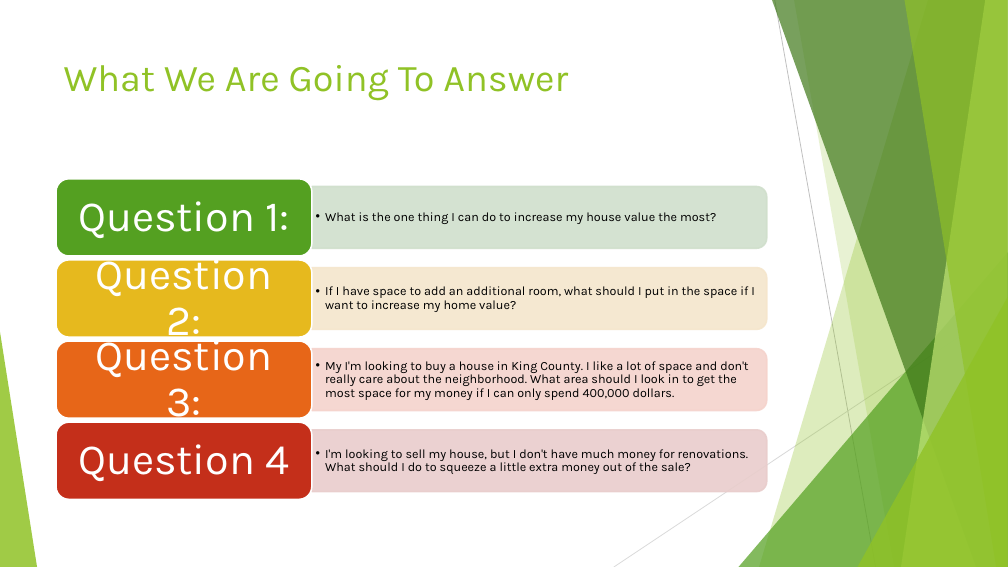
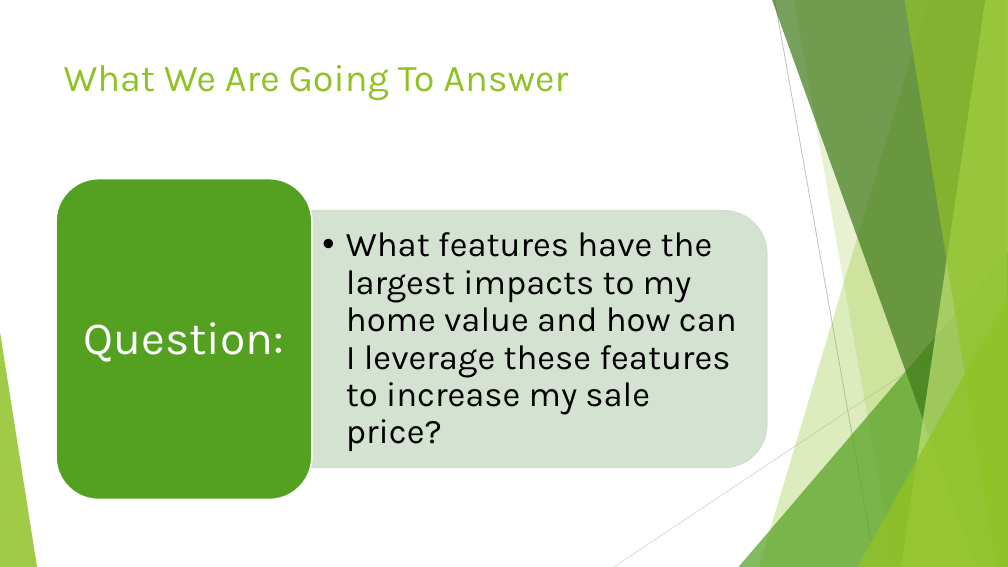
Before and after one commit to minthammock/dsc-mod-2-project-v2-1-onl01-dtsc-pt-041320, a slide deck: slide 2 of Non-Technical.pptx (slide 3 before the commit). Drawn at 1008x567 pixels with LibreOffice and Linux fonts; fonts in the diff are those of the drawing. Boxes give left, top, right and bottom in pixels: in the first picture for what was removed or moved away, otherwise in the second. Text is boxed around its words. In the diff, an @@ line names an element or a change of style, - is before the commit and + after.

```diff
--- a/Non-Technical.pptx
+++ b/Non-Technical.pptx
@@ rounded rectangle: place and size @@
-rounded rectangle at bbox=[56, 178, 312, 256]
+rounded rectangle at bbox=[56, 178, 312, 499]
@@ round same rect: place and size @@
-round same rect at bbox=[312, 349, 768, 411]
+round same rect at bbox=[312, 211, 768, 468]
@@ round same rect at bbox=[312, 211, 768, 468]: fill #F6D3CC at 90% opacity to #D1DFCD at 90% opacity; outline #F6D3CC 1.5 pt to #D1DFCD 1.5 pt @@
@@ text added at bbox=[346, 232, 737, 451], 33 pt, text #000000 @@
+  • What features have the largest impacts to my home value and how can I leverage these features to increase my sale price?
@@ text at bbox=[83, 322, 284, 362]: text changed; size 41 to 44 pt @@
-Question 2:
+Question:
@@ group removed at bbox=[56, 187, 768, 499]: 7 texts, 3 round same rects, 3 rounded rectangles @@
-  • What is the one thing I can do to increase my house value the most?
-Question 1:
-  • If I have space to add an additional room, what should I put in the space if I want to increase my home value?
-  • My I'm looking to buy a house in King County. I like a lot of space and don't really care about the neighborhood. What area should I look in to get the most space for my money if I can only spend 400,000 dollars.
-Question 3:
-  • I'm looking to sell my house, but I don't have much money for renovations. What should I do to squeeze a little extra money out of the sale?
-Question 4
```
Also in this commit, not shown: 3 other slides changed, 5 slides added, 6 slides removed, 2 other files.
